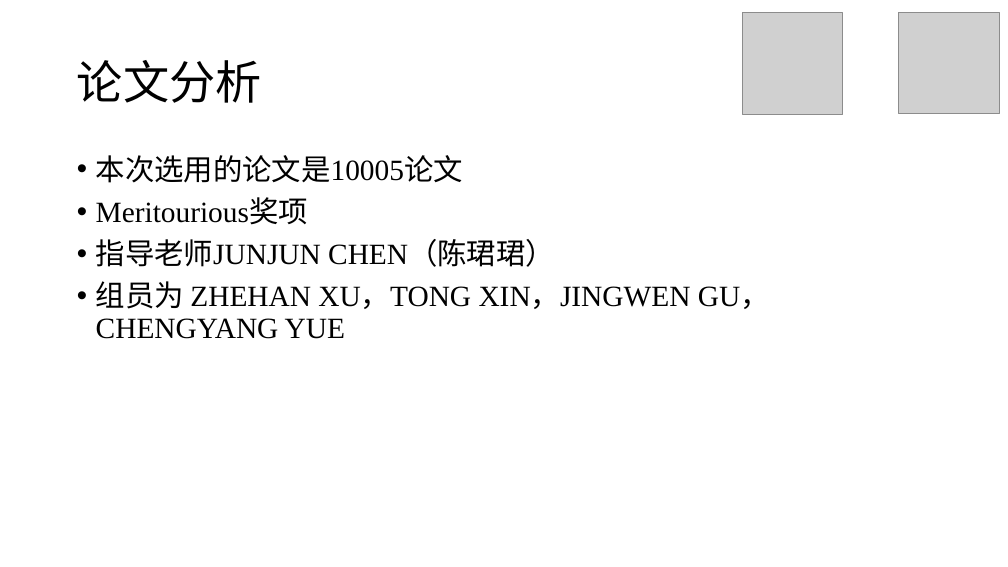
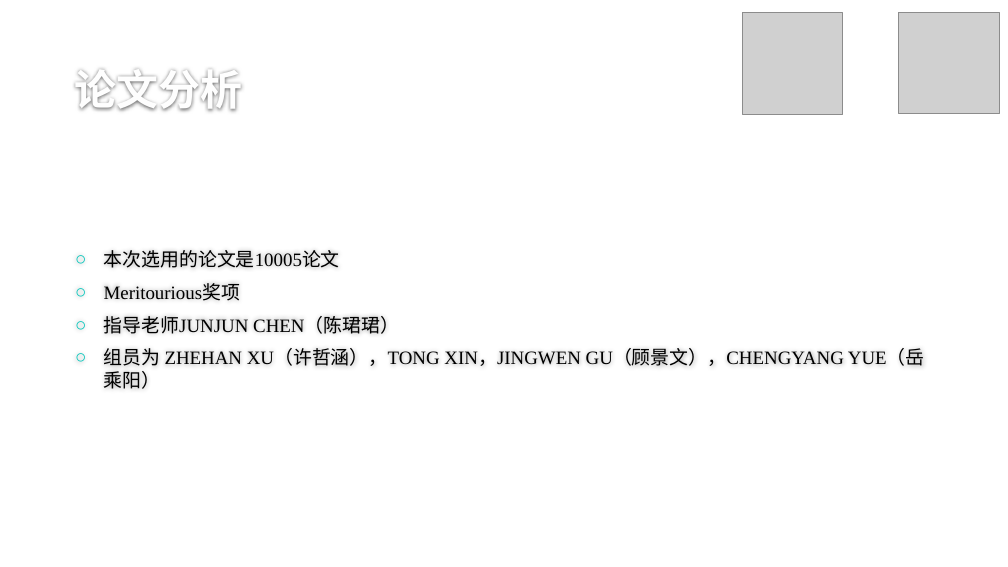
Before and after one commit to stOOrz-Science-Mind/2019_HiMCM_A_10005, a slide deck: slide 5 of 10005.pptx. Drawn at 1008x567 pixels with LibreOffice and Linux fonts; fonts in the diff are those of the drawing; grey boxes stand for pictures; background and template pictures are left out. Boxes give left, top, right and bottom in pixels: in the first picture for what was removed or moved away, otherwise in the second. Text is boxed around its words. In the diff, an @@ line names an element or a change of style, - is before the commit and + after.

```diff
--- a/10005.pptx
+++ b/10005.pptx
@@ title "论文分析" moved from (x1=77, y1=60, x2=262, y2=103) to (x1=75, y1=70, x2=243, y2=111) @@
@@ title "论文分析" at (x1=75, y1=70, x2=243, y2=111): size 44 to 40 pt, text colour #000000 to #FEFEFE, bold on; line spacing 0.9 to 1; vertical alignment middle to bottom @@
@@ text "本次选用的论文是10005论文" moved from (x1=96, y1=155, x2=770, y2=339) to (x1=104, y1=250, x2=925, y2=389) @@
@@ text "本次选用的论文是10005论文" at (x1=104, y1=250, x2=925, y2=389): vertical alignment top to middle @@
@@ text at (x1=104, y1=250, x2=399, y2=334): size 28 to 18 pt in "本次选用的论文是10005论文", "Meritourious奖项", "指导老师JUNJUN CHEN（陈珺珺）"; bullet • to ○; line spacing 0.9 to 1 @@
@@ text at (x1=104, y1=348, x2=925, y2=389): text changed; size 28 to 18 pt @@
-• 组员为 ZHEHAN XU，TONG XIN，JINGWEN GU，CHENGYANG YUE
+○ 组员为 ZHEHAN XU（许哲涵），TONG XIN，JINGWEN GU（顾景文），CHENGYANG YUE（岳乘阳）
```
Also in this commit, not shown: 43 other slides changed, 1 slide added.
